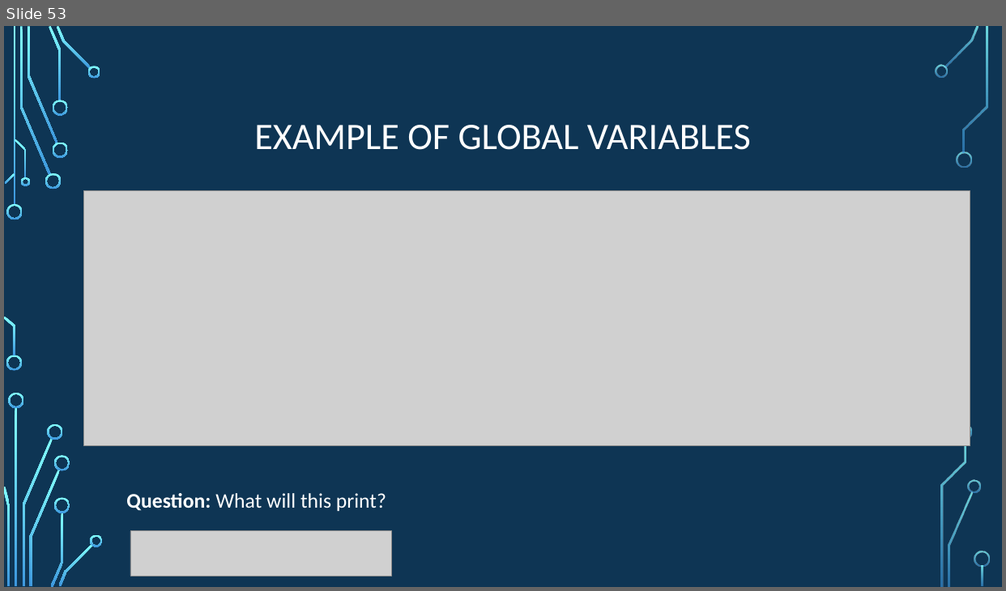
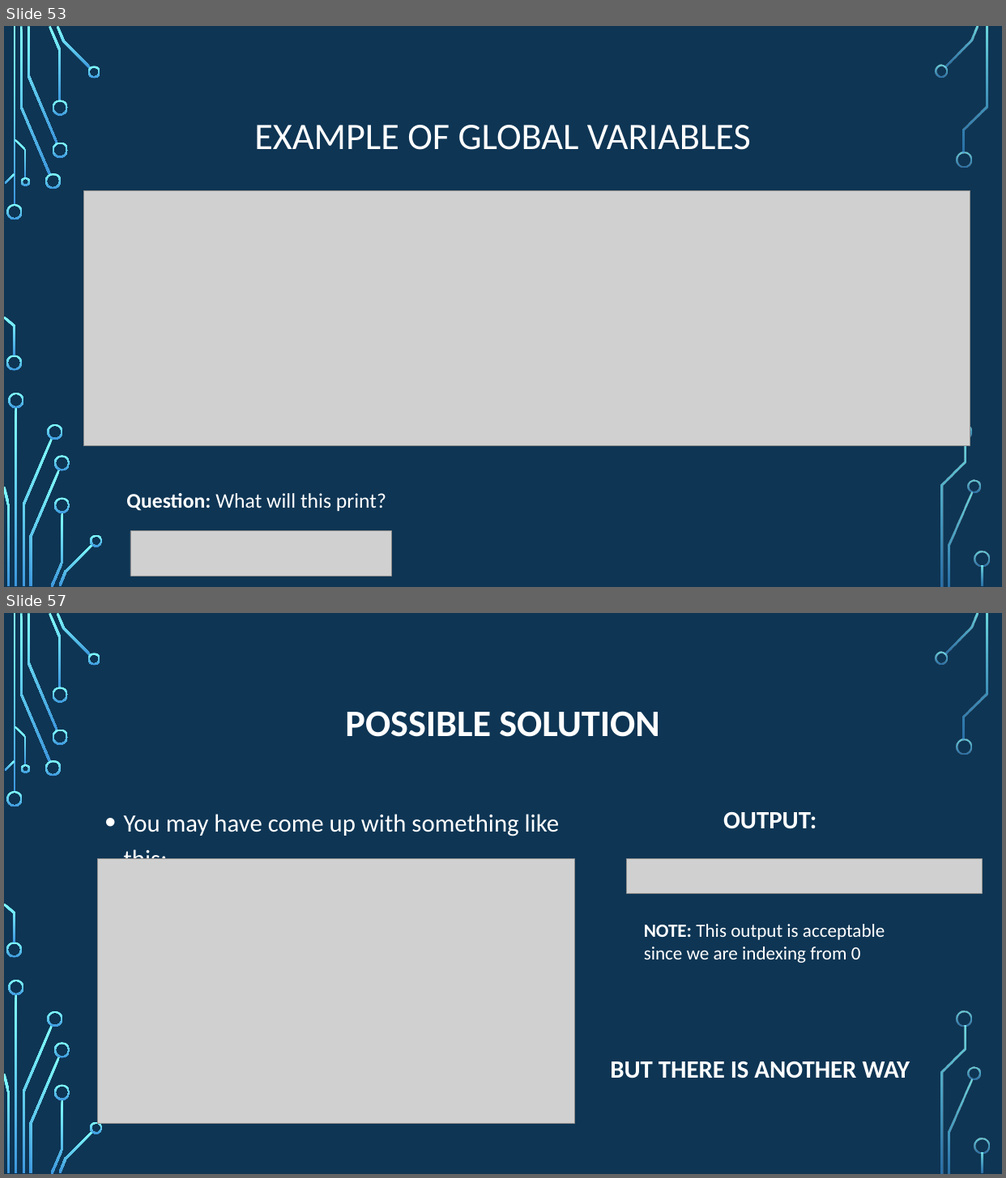
Before and after one commit to psypdt/ZIS_C-_Summer_Course_2019, a slide deck: Day_2/Day_2.pptx. Shown one above the other, each under a label of ours: slide 53 before the commit, slides 53 and 57 after it; the slides between them are not shown. The pictures are 1006x591 and 1006x1178 pixels, drawn with LibreOffice and Linux fonts; fonts in the diff are those of the drawing; grey boxes stand for pictures; background and template pictures are left out. Boxes give left, top, right and bottom in pixels: in the first picture for what was removed or moved away, otherwise in the second. Text is boxed around its words. In the diff, an @@ line names an element or a change of style, - is before the commit and + after.

```diff
--- a/Day_2/Day_2.pptx
+++ b/Day_2/Day_2.pptx
@@ slide 57 added at [4, 613, 1002, 1174], background picture (left out); not listed: 36 template elements that a slide beside it also shows @@
@@ title added at [345, 711, 659, 737], 36 pt, text #FFFFFF, bold @@
+POSSIBLE SOLUTION
@@ text added at [124, 814, 559, 859], 24 pt, text #FFFFFF @@
+• You may have come up with something like this:
@@ text added at [723, 811, 816, 829], 24 pt, text #FFFFFF, bold @@
+OUTPUT:
@@ picture added at [98, 859, 574, 1124] @@
@@ picture added at [627, 859, 982, 894] @@
@@ text added at [644, 924, 885, 963], 18 pt, text #FFFFFF @@
+NOTE: This output is acceptable since we are indexing from 0
@@ text added at [610, 1061, 910, 1079], 24 pt, text #FFFFFF, bold @@
+BUT THERE IS ANOTHER WAY
```
Also in this commit, not shown: 5 other slides added.
